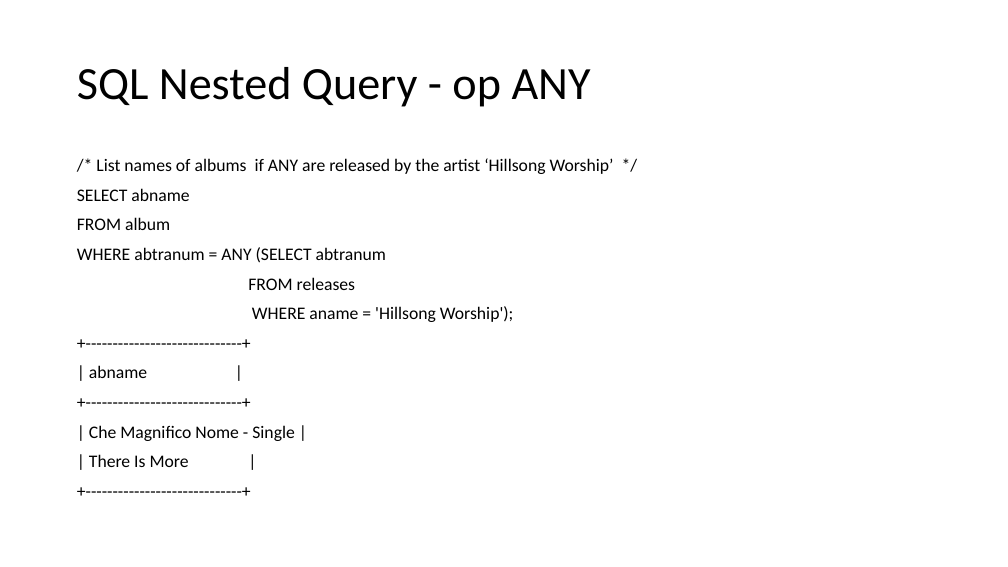
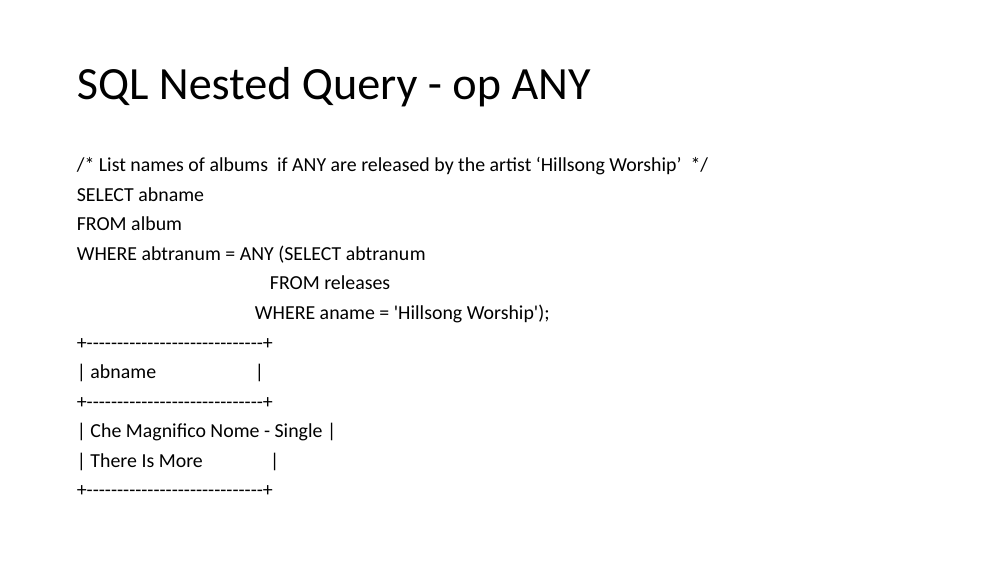
Before and after one commit to krozet/Music-Application-Database, a slide deck: slide 19 of Project Presentation.pptx. Drawn at 1008x567 pixels with LibreOffice and Linux fonts; fonts in the diff are those of the drawing. Boxes give left, top, right and bottom in pixels: in the first picture for what was removed or moved away, otherwise in the second. Text is boxed around its words. In the diff, an @@ line names an element or a change of style, - is before the commit and + after.

```diff
--- a/Project Presentation.pptx
+++ b/Project Presentation.pptx
@@ text "/* List names of albums ..." at (77,157,681,467): size 16.8 to 18.9 pt; line spacing 0.9 to 0.8 @@
```
Also in this commit, not shown: 8 other slides changed.
